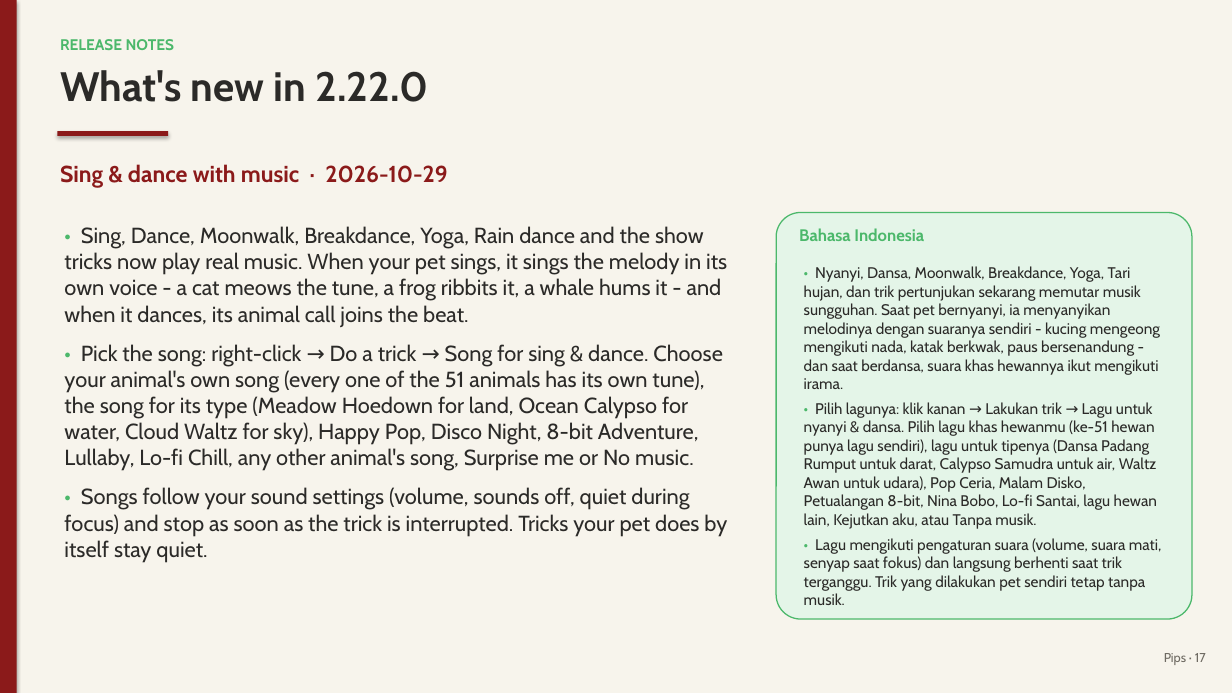
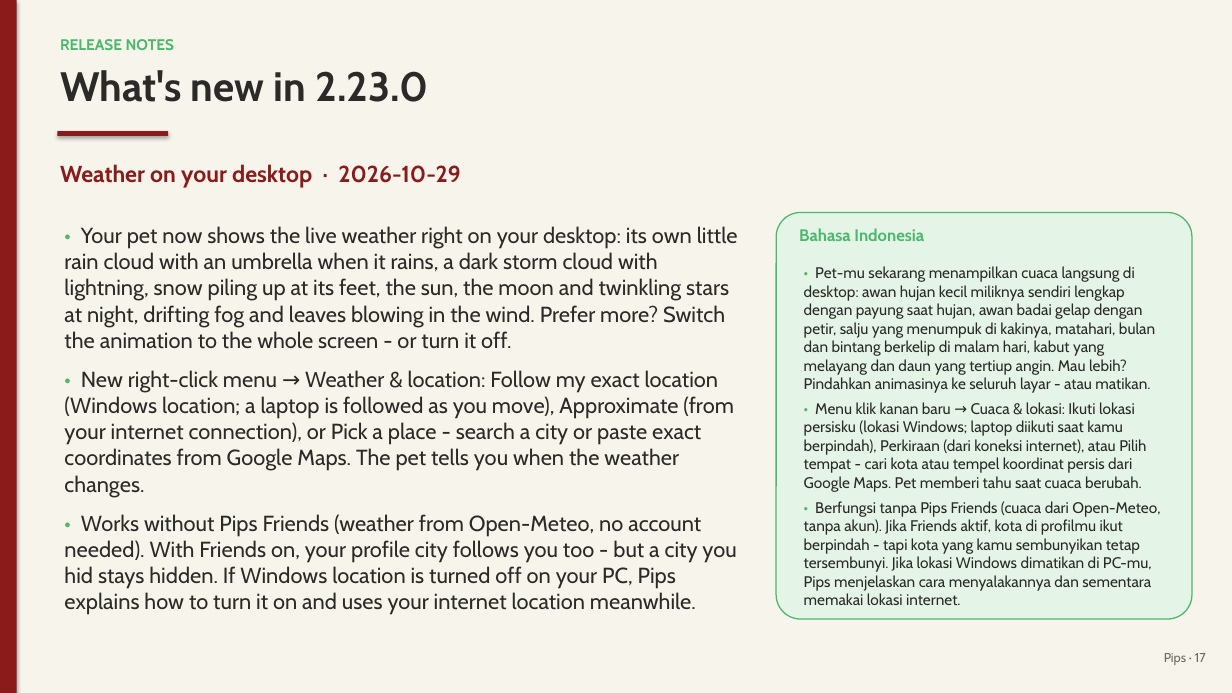
Before and after one commit to juw12/projects, a slide deck: slide 17 of apps/pips/web/download/Pips-Guide.pptx. Drawn at 1232x693 pixels with LibreOffice and Linux fonts; fonts in the diff are those of the drawing. Boxes give left, top, right and bottom in pixels: in the first picture for what was removed or moved away, otherwise in the second. Text is boxed around its words. In the diff, an @@ line names an element or a change of style, - is before the commit and + after.

Commit message:
pips 2.23.0: Weather on your desktop

```diff
--- a/apps/pips/web/download/Pips-Guide.pptx
+++ b/apps/pips/web/download/Pips-Guide.pptx
@@ text at (60,70,428,102): text changed @@
-What's new in 2.22.0
+What's new in 2.23.0
@@ text at (60,164,461,188): text changed @@
-Sing & dance with music · 2026-10-29
+Weather on your desktop · 2026-10-29
@@ text at (64,226,738,615): text changed @@
-• Sing, Dance, Moonwalk, Breakdance, Yoga, Rain dance and the show tricks now play real music. When your pet sings, it sings the melody in its own voice - a cat meows the tune, a frog ribbits it, a whale hums it - and when it dances, its animal call joins the beat.
-• Pick the song: right-click → Do a trick → Song for sing & dance. Choose your animal's own song (every one of the 51 animals has its own tune), the song for its type (Meadow Hoedown for land, Ocean Calypso for water, Cloud Waltz for sky), Happy Pop, Disco Night, 8-bit Adventure, Lullaby, Lo-fi Chill, any other animal's song, Surprise me or No music.
-• Songs follow your sound settings (volume, sounds off, quiet during focus) and stop as soon as the trick is interrupted. Tricks your pet does by itself stay quiet.
+• Your pet now shows the live weather right on your desktop: its own little rain cloud with an umbrella when it rains, a dark storm cloud with lightning, snow piling up at its feet, the sun, the moon and twinkling stars at night, drifting fog and leaves blowing in the wind. Prefer more? Switch the animation to the whole screen - or turn it off.
+• New right-click menu → Weather & location: Follow my exact location (Windows location; a laptop is followed as you move), Approximate (from your internet connection), or Pick a place - search a city or paste exact coordinates from Google Maps. The pet tells you when the weather changes.
+• Works without Pips Friends (weather from Open-Meteo, no account needed). With Friends on, your profile city follows you too - but a city you hid stays hidden. If Windows location is turned off on your PC, Pips explains how to turn it on and uses your internet location meanwhile.
@@ text at (804,266,1160,605): text changed @@
-• Nyanyi, Dansa, Moonwalk, Breakdance, Yoga, Tari hujan, dan trik pertunjukan sekarang memutar musik sungguhan. Saat pet bernyanyi, ia menyanyikan melodinya dengan suaranya sendiri - kucing mengeong mengikuti nada, katak berkwak, paus bersenandung - dan saat berdansa, suara khas hewannya ikut mengikuti irama.
-• Pilih lagunya: klik kanan → Lakukan trik → Lagu untuk nyanyi & dansa. Pilih lagu khas hewanmu (ke-51 hewan punya lagu sendiri), lagu untuk tipenya (Dansa Padang Rumput untuk darat, Calypso Samudra untuk air, Waltz Awan untuk udara), Pop Ceria, Malam Disko, Petualangan 8-bit, Nina Bobo, Lo-fi Santai, lagu hewan lain, Kejutkan aku, atau Tanpa musik.
-• Lagu mengikuti pengaturan suara (volume, suara mati, senyap saat fokus) dan langsung berhenti saat trik terganggu. Trik yang dilakukan pet sendiri tetap tanpa musik.
+• Pet-mu sekarang menampilkan cuaca langsung di desktop: awan hujan kecil miliknya sendiri lengkap dengan payung saat hujan, awan badai gelap dengan petir, salju yang menumpuk di kakinya, matahari, bulan dan bintang berkelip di malam hari, kabut yang melayang dan daun yang tertiup angin. Mau lebih? Pindahkan animasinya ke seluruh layar - atau matikan.
+• Menu klik kanan baru → Cuaca & lokasi: Ikuti lokasi persisku (lokasi Windows; laptop diikuti saat kamu berpindah), Perkiraan (dari koneksi internet), atau Pilih tempat - cari kota atau tempel koordinat persis dari Google Maps. Pet memberi tahu saat cuaca berubah.
+• Berfungsi tanpa Pips Friends (cuaca dari Open-Meteo, tanpa akun). Jika Friends aktif, kota di profilmu ikut berpindah - tapi kota yang kamu sembunyikan tetap tersembunyi. Jika lokasi Windows dimatikan di PC-mu, Pips menjelaskan cara menyalakannya dan sementara memakai lokasi internet.
```
Also in this commit, not shown: 3 other slides changed, 13 other files.
